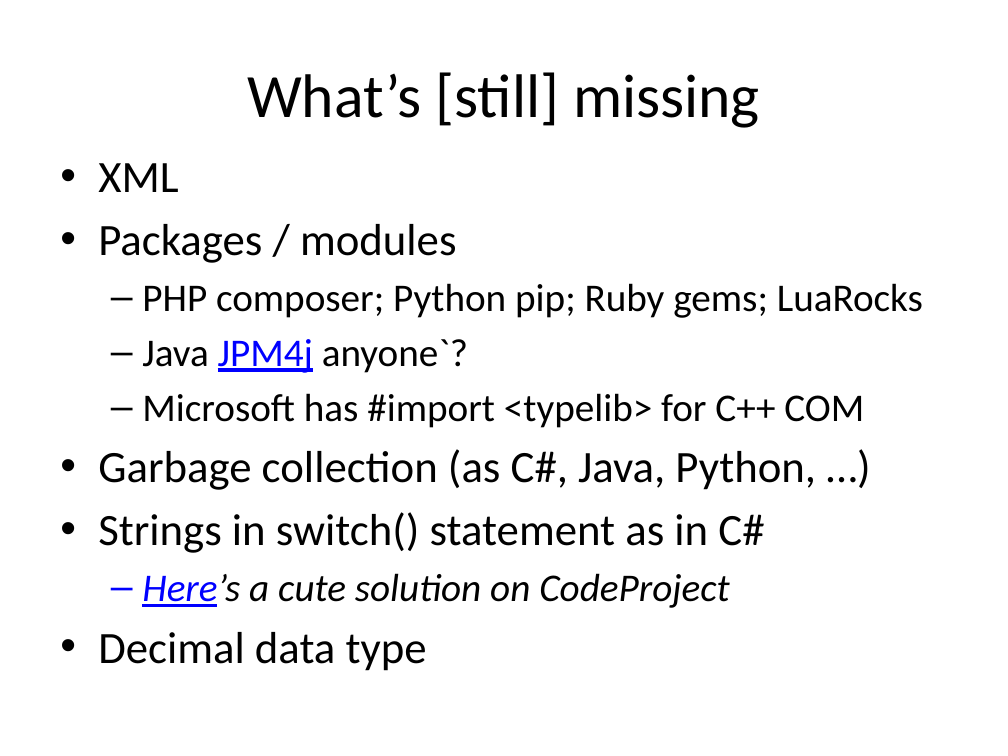
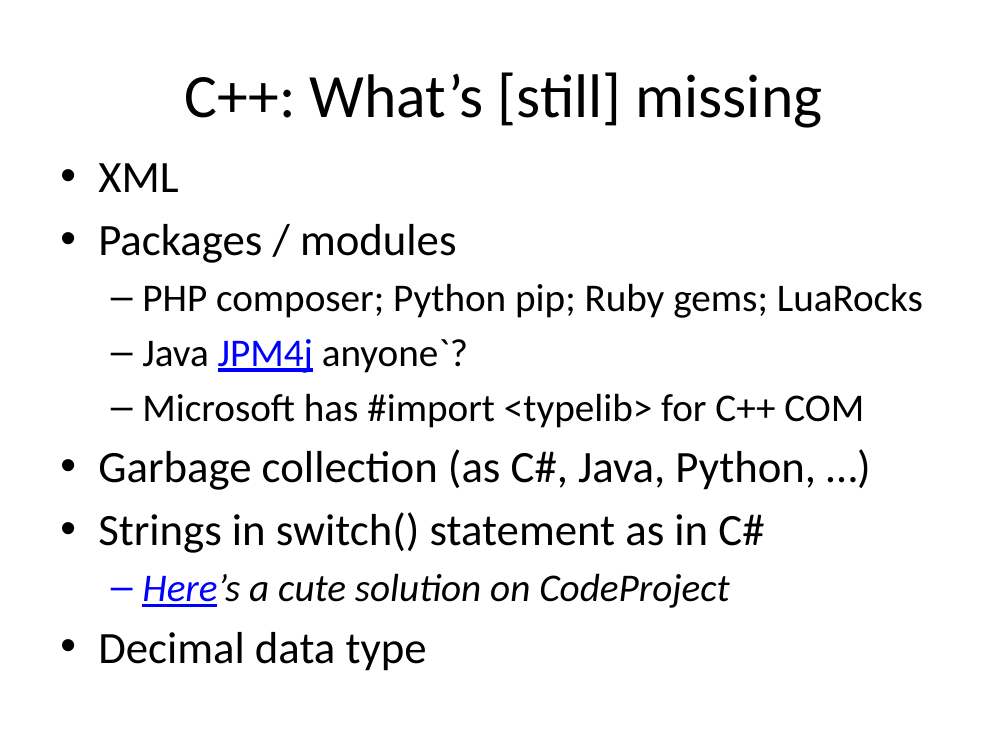
Before and after one commit to fellmad/FunWithCpp11, a slide deck: slide 26 of doc/Fun_with_C++11.pptx (slide 22 before the commit). Drawn at 1008x756 pixels with LibreOffice and Linux fonts; fonts in the diff are those of the drawing. Boxes give left, top, right and bottom in pixels: in the first picture for what was removed or moved away, otherwise in the second. Text is boxed around its words. In the diff, an @@ line names an element or a change of style, - is before the commit and + after.

```diff
--- a/doc/Fun_with_C++11.pptx
+++ b/doc/Fun_with_C++11.pptx
@@ title at <box>185,72,823,128</box>: text changed @@
-What’s [still] missing
+C++: What’s [still] missing
```
Also in this commit, not shown: 18 other slides changed, 6 slides added, 1 slide removed.
